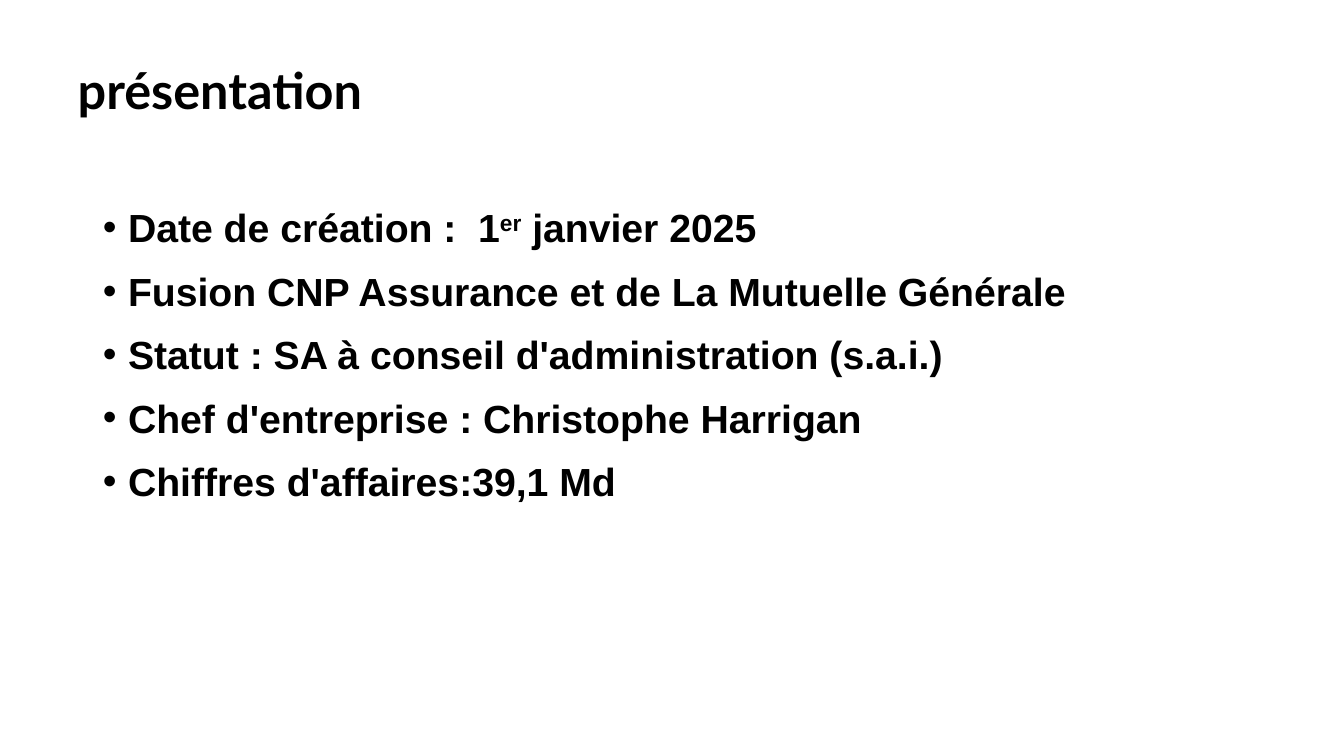
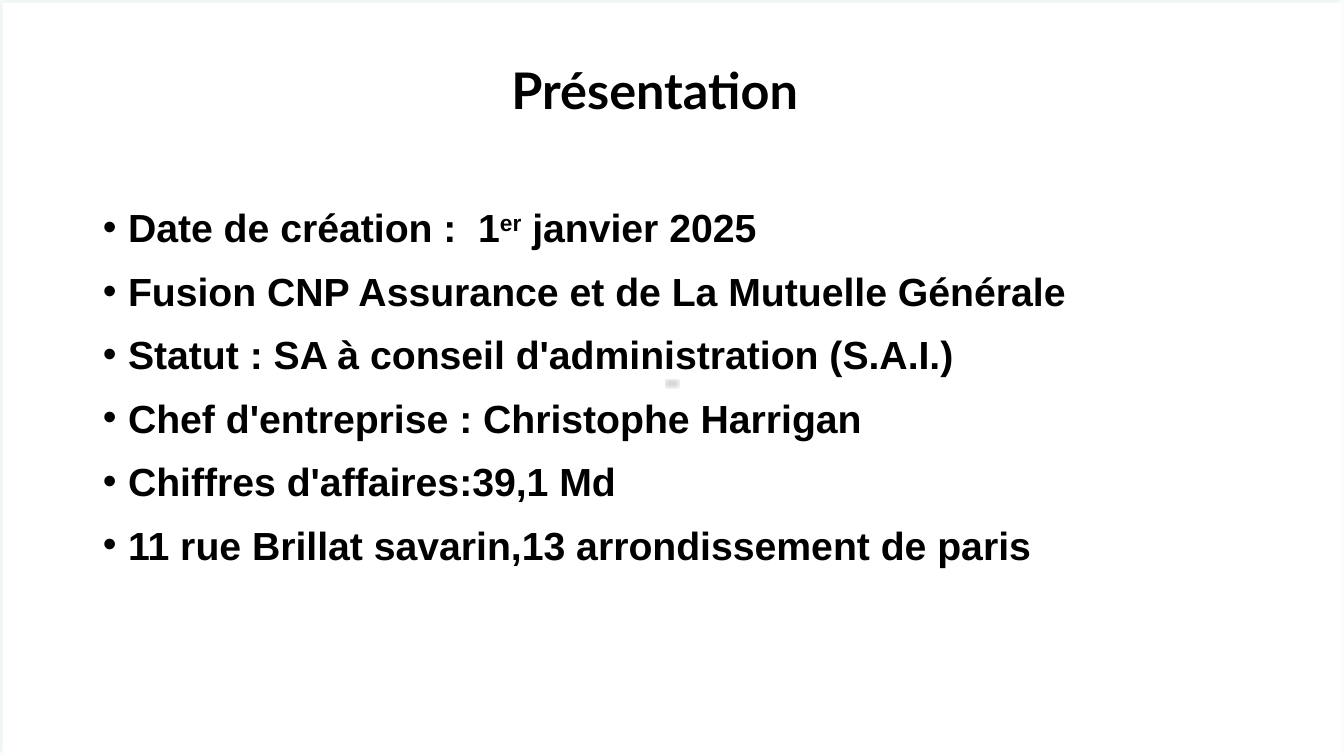
Before and after one commit to poke953/portfolio-Brule-Quentin, a slide deck: slide 2 of Presentation stage 1 brûlé quentin.pptx. Drawn at 1344x756 pixels with LibreOffice and Linux fonts; fonts in the diff are those of the drawing; background and template pictures are left out. Boxes give left, top, right and bottom in pixels: in the first picture for what was removed or moved away, otherwise in the second. Text is boxed around its words. In the diff, an @@ line names an element or a change of style, - is before the commit and + after.

```diff
--- a/Presentation stage 1 brûlé quentin.pptx
+++ b/Presentation stage 1 brûlé quentin.pptx
@@ rectangle added at [0,0,1344,756], fill #FFFFFF at 25% opacity, outline #3D9072 1 pt @@
@@ title at [511,71,798,110]: text changed @@
-présentation
+Présentation
@@ text at [128,340,953,377]: text changed @@
-  • Statut : SA à conseil d'administration (s.a.i.)
+  • Statut : SA à conseil d'administration (S.A.I.)
@@ text at [128,531,1031,568]: paragraph added @@
+  • 11 rue Brillat savarin,13 arrondissement de paris
```
Also in this commit, not shown: 1 other slide changed, 1 other file.
